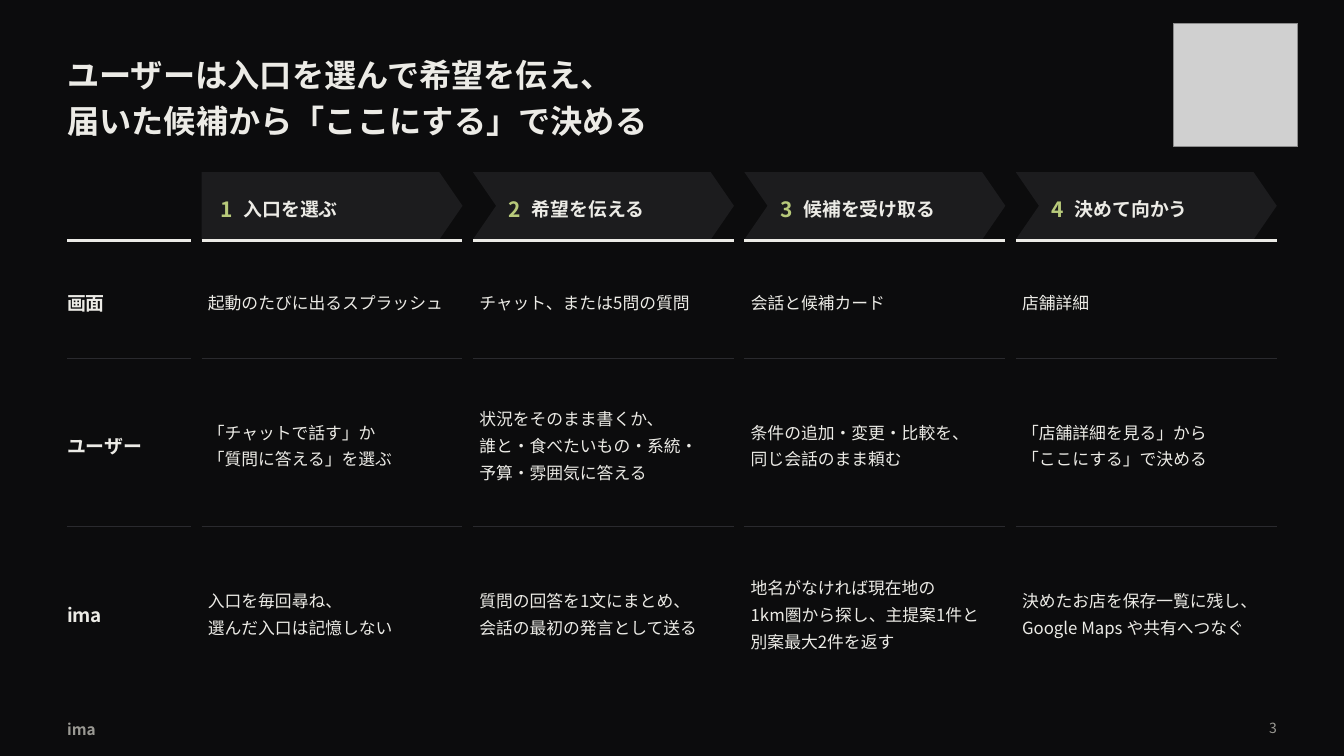
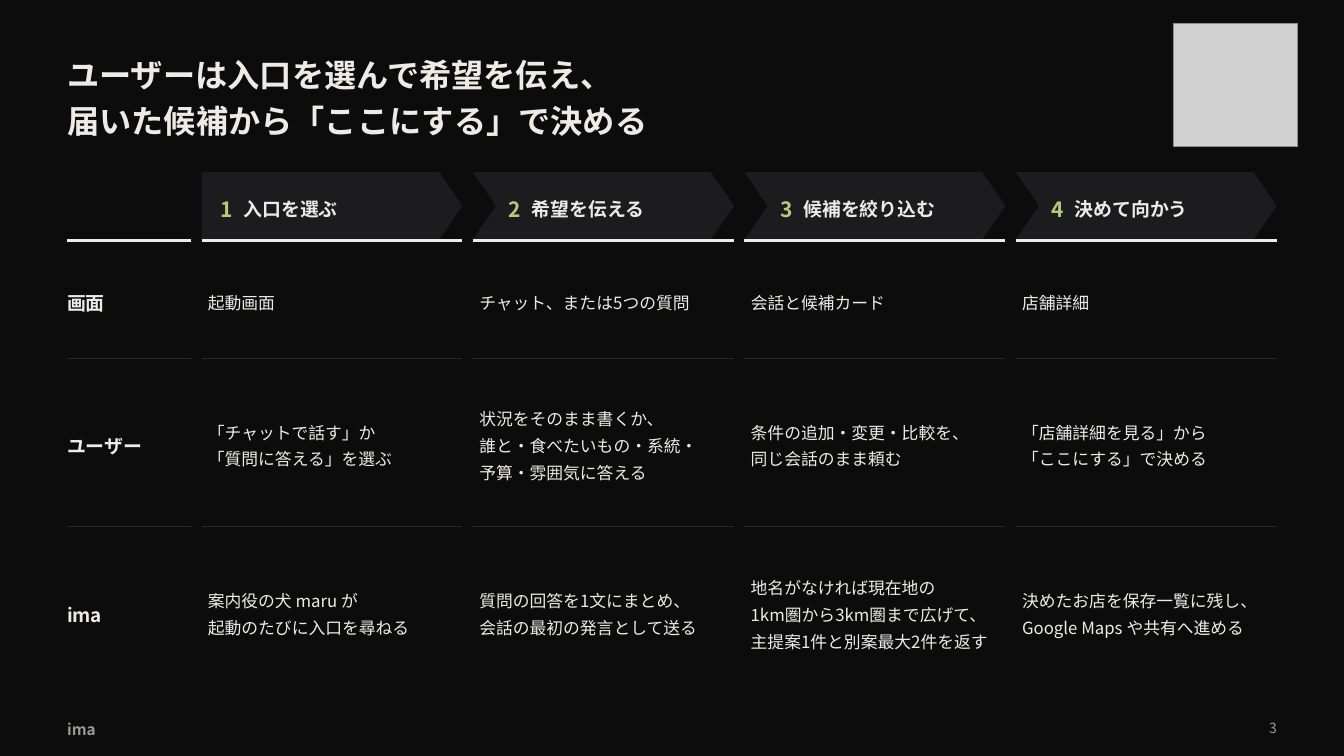
Before and after one commit to takapom/ima-app, a slide deck: slide 4 of docs/pitch/ima-pitch.pptx. Drawn at 1344x756 pixels with LibreOffice and Linux fonts; fonts in the diff are those of the drawing; grey boxes stand for pictures. Boxes give left, top, right and bottom in pixels: in the first picture for what was removed or moved away, otherwise in the second. Text is boxed around its words. In the diff, an @@ line names an element or a change of style, - is before the commit and + after.

```diff
--- a/docs/pitch/ima-pitch.pptx
+++ b/docs/pitch/ima-pitch.pptx
@@ text at bbox=[803, 200, 935, 218]: text changed @@
-候補を受け取る
+候補を絞り込む
@@ text at bbox=[208, 295, 275, 311]: text changed @@
-起動のたびに出るスプラッシュ
+起動画面
@@ text at bbox=[479, 295, 689, 311]: text changed @@
-チャット、または5問の質問
+チャット、または5つの質問
@@ text at bbox=[208, 593, 409, 636]: text changed @@
-入口を毎回尋ね、
-選んだ入口は記憶しない
+案内役の犬 maru が
+起動のたびに入口を尋ねる
@@ text at bbox=[751, 607, 988, 650]: text changed @@
-1km圏から探し、主提案1件と
-別案最大2件を返す
+1km圏から3km圏まで広げて、
+主提案1件と別案最大2件を返す
@@ text at bbox=[1022, 620, 1244, 638]: text changed @@
-Google Maps や共有へつなぐ
+Google Maps や共有へ進める
```
Also in this commit, not shown: 5 other slides changed, 1 other file.
